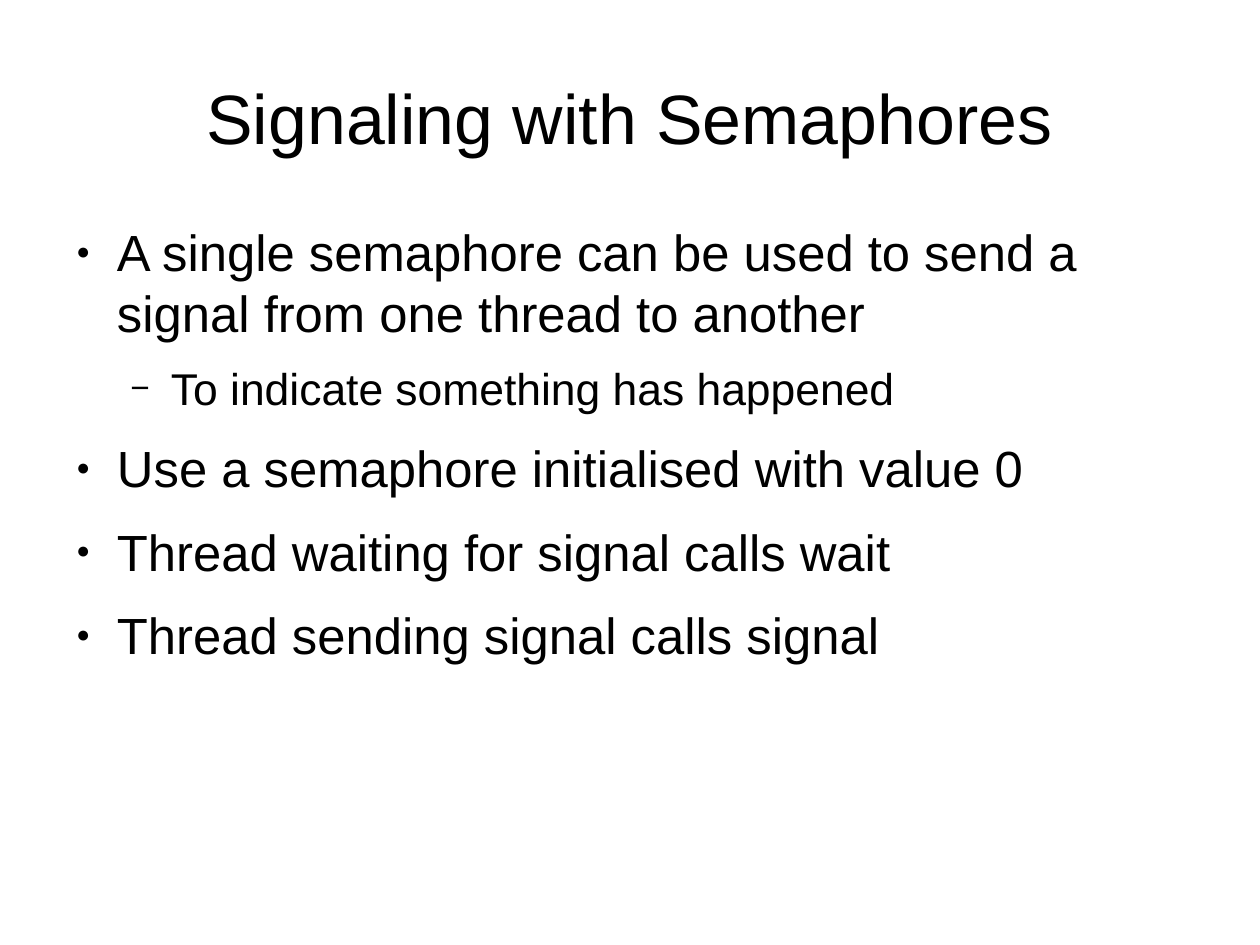
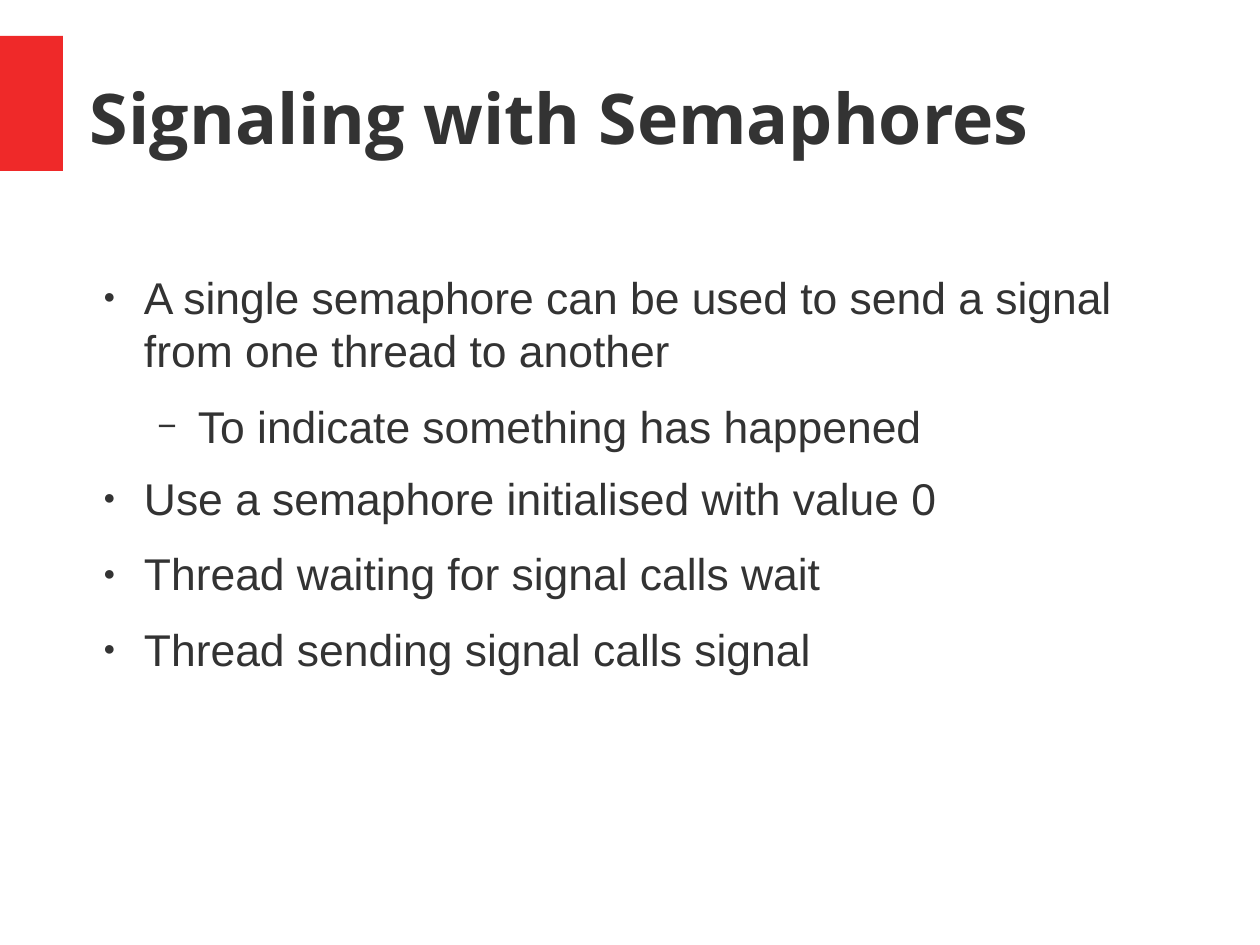
Before and after one commit to josephkehoe/CDD101, a slide deck: slide 7 of Concurrency/Slides/03Semaphores.odp. Drawn at 1260x945 pixels with LibreOffice and Linux fonts; fonts in the diff are those of the drawing. Boxes give left, top, right and bottom in pixels: in the first picture for what was removed or moved away, otherwise in the second. Text is boxed around its words. In the diff, an @@ line names an element or a change of style, - is before the commit and + after.

Commit message:
minor changes

```diff
--- a/Concurrency/Slides/03Semaphores.odp
+++ b/Concurrency/Slides/03Semaphores.odp
@@ rectangle added at box(0, 35, 63, 170), fill #EF2929 @@
@@ title "Signaling with Semaphores": place and size @@
-title "Signaling with Semaphores" at box(206, 93, 1052, 157)
+title "Signaling with Semaphores" at box(90, 91, 1029, 161)
@@ title "Signaling with Semaphores" at box(90, 91, 1029, 161): font Arial to Open Sans, text colour #000000 to #333333, bold on; alignment centre to left @@
@@ text "A single semaphore can be ...": place and size @@
-text "A single semaphore can be ..." at box(117, 234, 1076, 665)
+text "A single semaphore can be ..." at box(144, 281, 1111, 676)
@@ text "A single semaphore can be ..." at box(144, 281, 1111, 676): size 32 to 28 pt in "A single semaphore can be used to ...", "Use a semaphore initialised with value 0", "Thread waiting for signal calls wait", "Thread sending signal calls signal"; text colour #000000 to #333333; bullet colour #000000 to #333333 @@
```
Also in this commit, not shown: 8 other slides changed.
